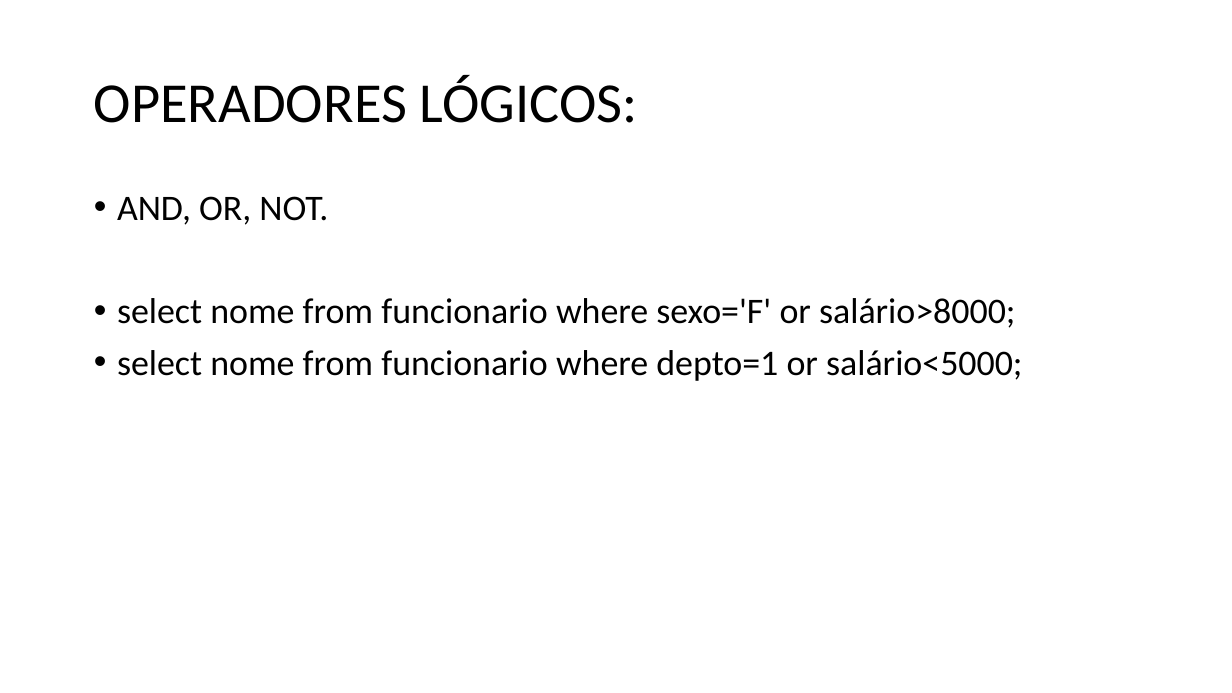
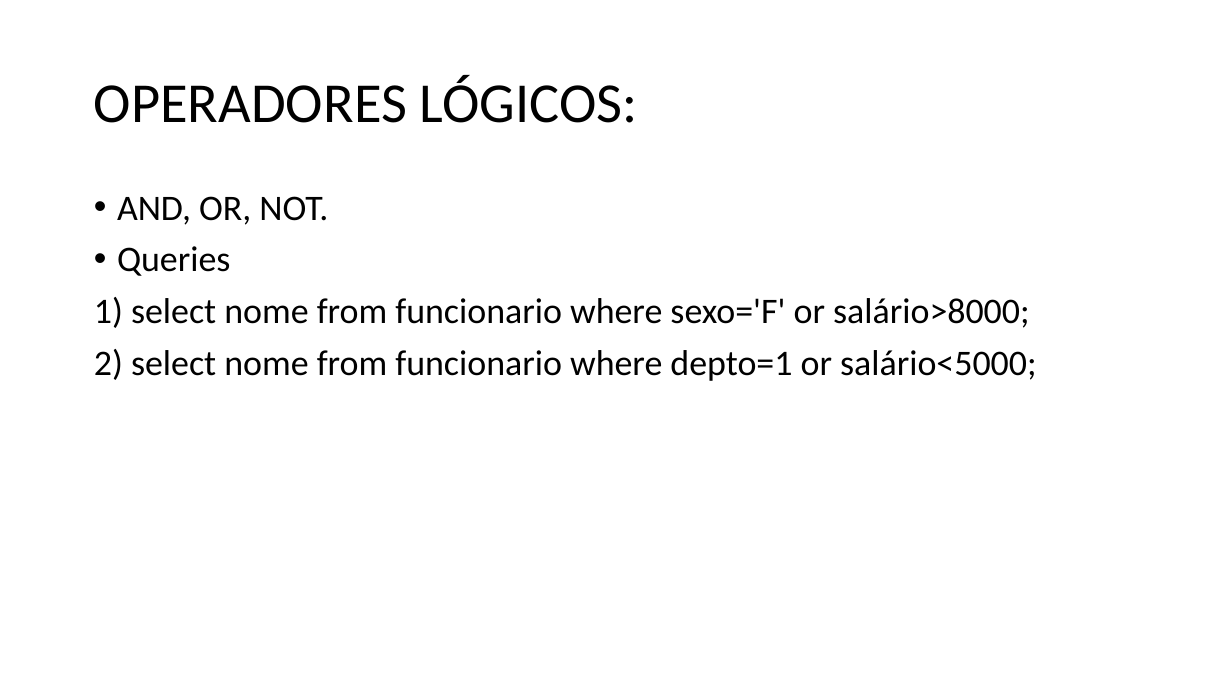
Before and after one commit to dourivaljunior/Curso-de-mySQL, a slide deck: slide 62 of Curso Dev Full Stack aula 01 sql.pptx (slide 56 before the commit). Drawn at 1232x693 pixels with LibreOffice and Linux fonts; fonts in the diff are those of the drawing. Boxes give left, top, right and bottom in pixels: in the first picture for what was removed or moved away, otherwise in the second. Text is boxed around its words. In the diff, an @@ line names an element or a change of style, - is before the commit and + after.

```diff
--- a/Curso Dev Full Stack aula 01 sql.pptx
+++ b/Curso Dev Full Stack aula 01 sql.pptx
@@ text at bbox=[94, 246, 1037, 381]: text changed @@
-• select nome from funcionario where sexo='F' or salário>8000;
-• select nome from funcionario where depto=1 or salário<5000;
+• Queries
+1) select nome from funcionario where sexo='F' or salário>8000;
+2) select nome from funcionario where depto=1 or salário<5000;
```
Also in this commit, not shown: 16 other slides changed, 9 slides added, 1 slide removed, 1 other file.
